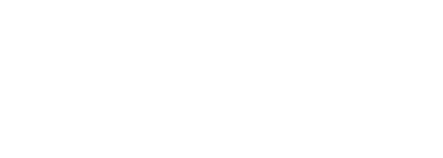
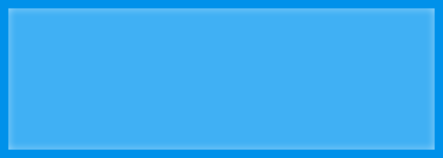
Two versions of the same layered image (443x158). Layer-by-layer changes:
showed group "part3" (3 layers) over [left=0, top=0, right=443, bottom=158]
painted on "矩形 2" over [left=0, top=0, right=443, bottom=158]
"图层 1": opacity 30% → 100%, moved it into group "part3", painted on it over [left=0, top=0, right=443, bottom=158]
